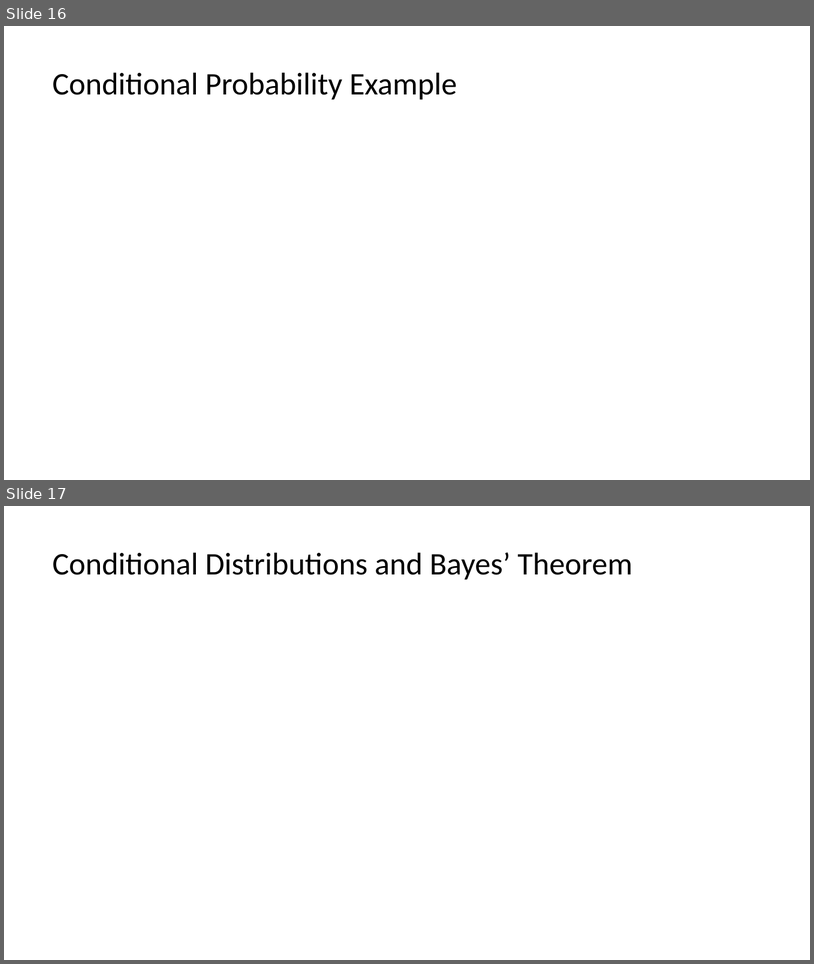
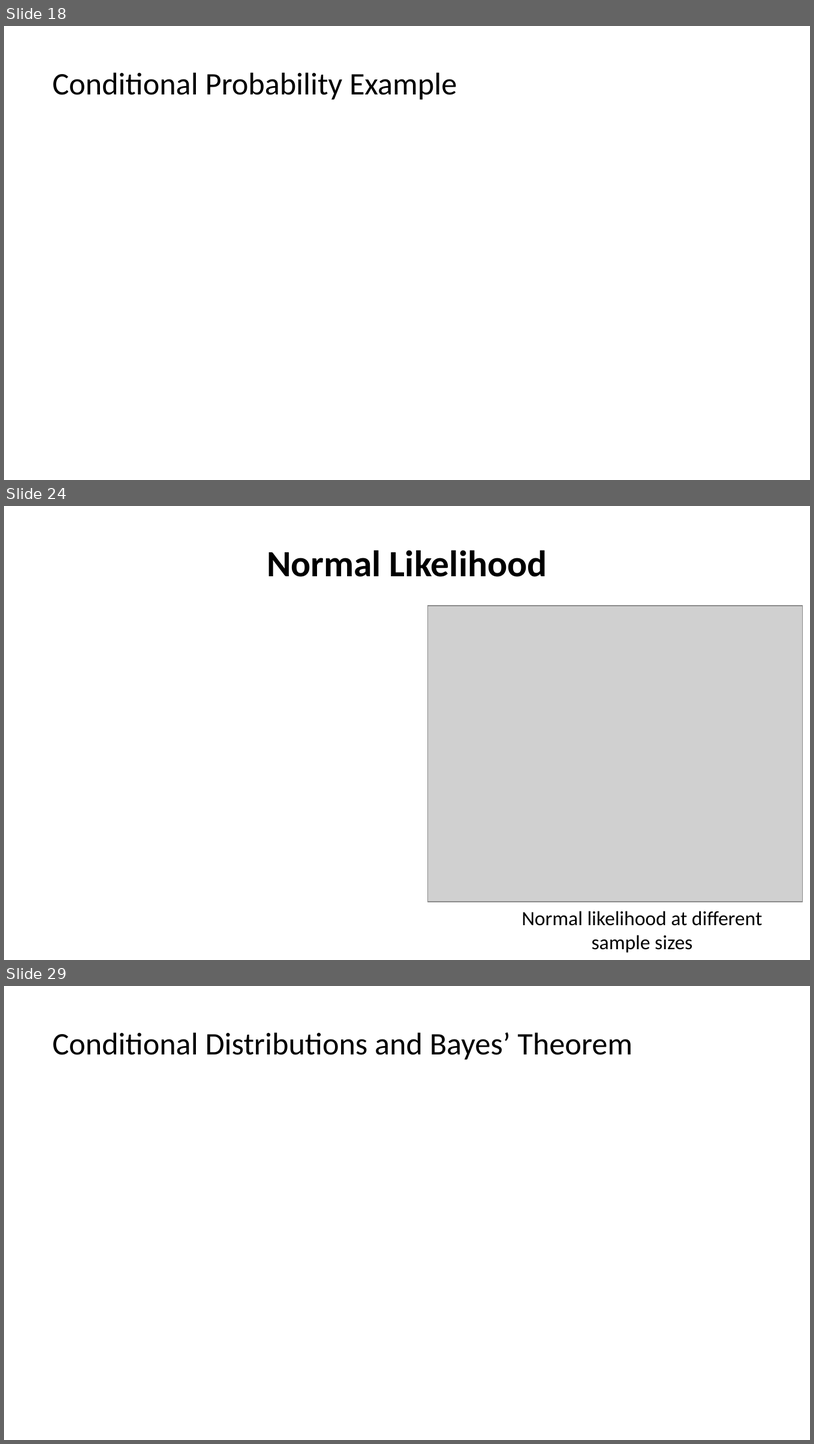
Before and after one commit to StephenElston/CSCI-E25, a slide deck: SupplementaryMaterial/ConditionalProbability_WhenOneThingDependsOnAother.pptx. Shown one above the other, each under a label of ours: slides 16 and 17 before the commit, slides 18, 24 and 29 after it; the slides between them are not shown. The pictures are 814x964 and 814x1444 pixels, drawn with LibreOffice and Linux fonts; fonts in the diff are those of the drawing; grey boxes stand for pictures. Boxes give left, top, right and bottom in pixels: in the first picture for what was removed or moved away, otherwise in the second. Text is boxed around its words. In the diff, an @@ line names an element or a change of style, - is before the commit and + after.

```diff
--- a/SupplementaryMaterial/ConditionalProbability_WhenOneThingDependsOnAother.pptx
+++ b/SupplementaryMaterial/ConditionalProbability_WhenOneThingDependsOnAother.pptx
@@ slide 24 added at (x1=4, y1=506, x2=810, y2=960), background #FFFFFF @@
@@ title added at (x1=267, y1=550, x2=547, y2=577), 33 pt, text #000000, bold @@
+Normal Likelihood
@@ picture added at (x1=428, y1=606, x2=803, y2=902) @@
@@ text added at (x1=522, y1=910, x2=762, y2=952), 18 pt, text #000000 @@
+Normal likelihood at different sample sizes
@@ what was slide 16 is now slide 18 @@
@@ what was slide 17 is now slide 29 @@
```
Also in this commit, not shown: 20 other slides added.
